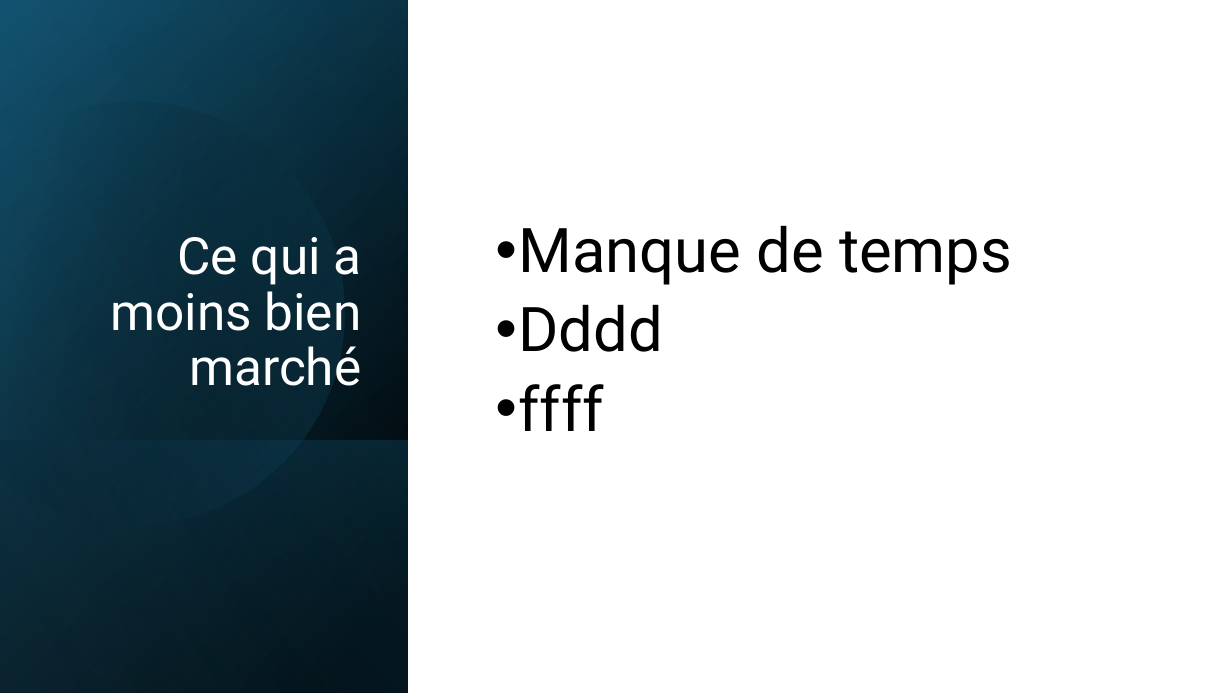
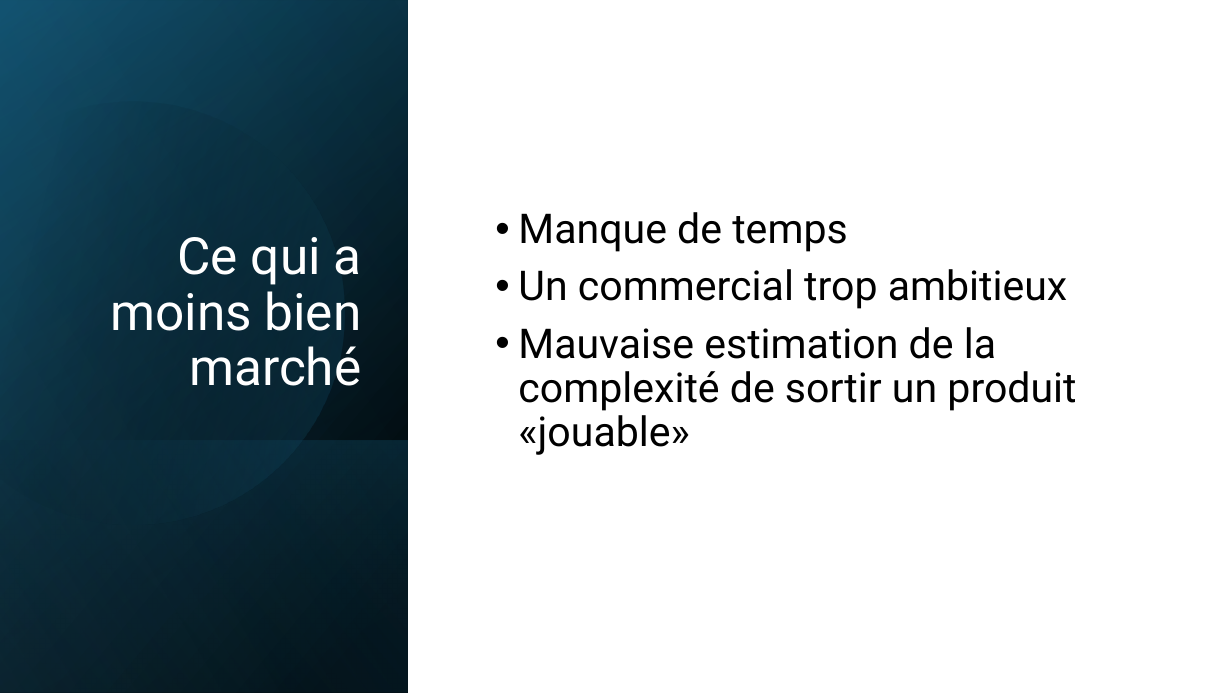
Before and after one commit to cellenza-dec/TriJamEagles, a slide deck: slide 4 of TriJam-Eagles.pptx. Drawn at 1232x693 pixels with LibreOffice and Linux fonts; fonts in the diff are those of the drawing. Boxes give left, top, right and bottom in pixels: in the first picture for what was removed or moved away, otherwise in the second. Text is boxed around its words. In the diff, an @@ line names an element or a change of style, - is before the commit and + after.

```diff
--- a/TriJam-Eagles.pptx
+++ b/TriJam-Eagles.pptx
@@ text at (x1=518, y1=212, x2=847, y2=252): size 48 to 32 pt in "Manque de temps" @@
@@ text at (x1=518, y1=269, x2=1076, y2=455): text changed; size 48 to 32 pt @@
-• Dddd
-• ffff
+• Un commercial trop ambitieux
+• Mauvaise estimation de la complexité de sortir un produit «jouable»
```
